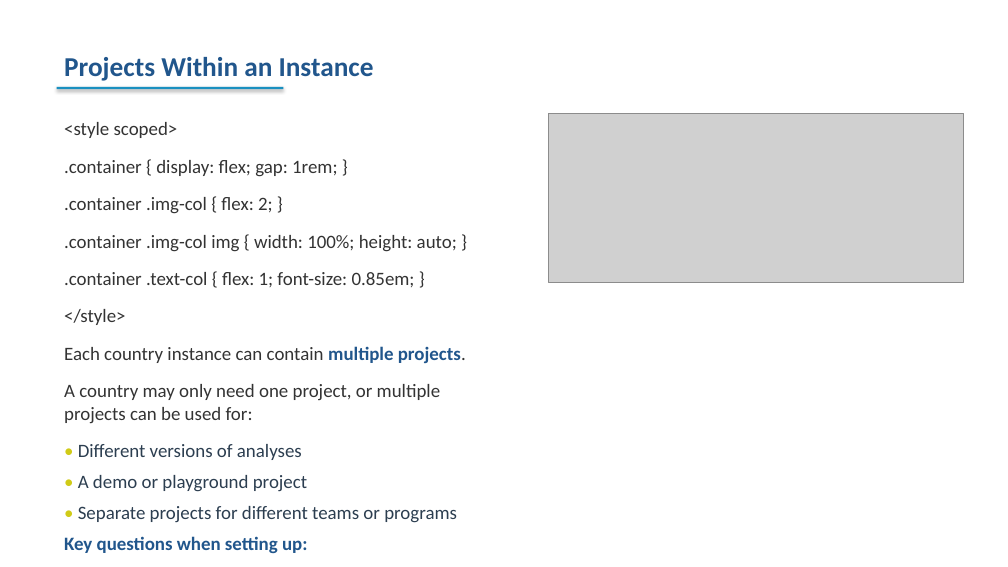
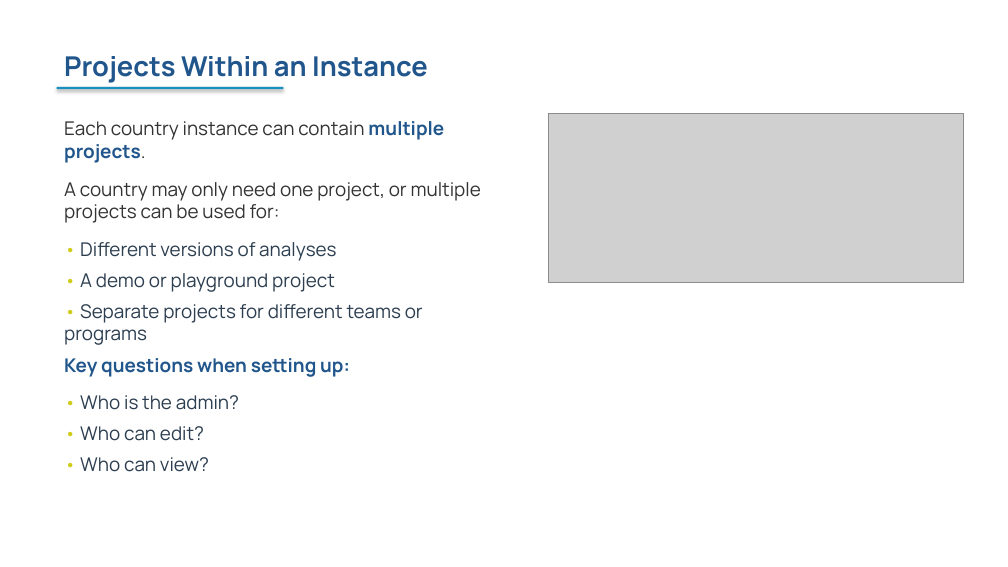
Before and after one commit to FASTR-Analytics/fastr-resource-hub, a slide deck: slide 33 of outputs/2026-zambia_deck.pptx. Drawn at 1008x567 pixels with LibreOffice and Linux fonts; fonts in the diff are those of the drawing; grey boxes stand for pictures. Boxes give left, top, right and bottom in pixels: in the first picture for what was removed or moved away, otherwise in the second. Text is boxed around its words. In the diff, an @@ line names an element or a change of style, - is before the commit and + after.

```diff
--- a/outputs/2026-zambia_deck.pptx
+++ b/outputs/2026-zambia_deck.pptx
@@ text "Projects Within an Instance" at <box>64,56,428,83</box>: font Calibri to Manrope @@
@@ text "Each country instance can contain ..." at <box>64,121,481,472</box>: font Calibri to Manrope @@
@@ text at <box>64,122,457,325</box>: paragraphs removed @@
-<style scoped>
-.container { display: flex; gap: 1rem; }
-.container .img-col { flex: 2; }
-.container .img-col img { width: 100%; height: auto; }
-.container .text-col { flex: 1; font-size: 0.85em; }
-</style>
```
Also in this commit, not shown: 130 other slides changed, 4 slides added, 3 slides removed, 22 other files.
